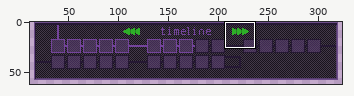
File history of a pixel-art file, Assets/Sprites/UI/new_timeline.aseprite. Above: a wide view before the commit, with the close-up outlined.
Close-up. Earlier state:
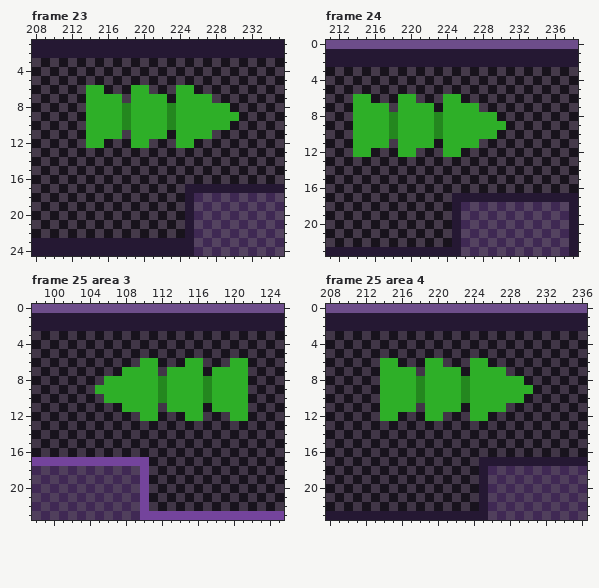
512x128 pixels, 78 frames. Shown: frame 23: x 208..235, y 1..24; frame 24: x 211..238, y 0..23; frame 25 area 3: x 98..125, y 0..23; frame 25 area 4: x 208..236, y 0..23. The wide view leaves out empty margins. The commit also changed other frames or places, which this record leaves out.
The result:
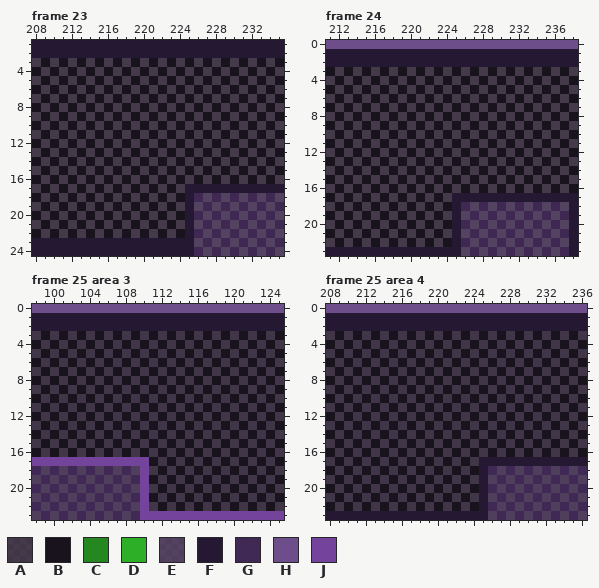
Palette (. is transparent): A #100c14b4  B #100c14f3  C #24871f  D #2eaf28  E #251833b4  F #251833  G #39234ef3  H #6d4d8a  J #74449c
Commit: timeline stuff to finisgh at toffas
What changed:
--- frame 23, layer "ui"
@@ x 208..235 @@
  5 ABABABABABABABABABABABABABAB
- 6 BABABADDBABDDABADDBABABABABA
- 7 ABABABDDDDADDDDBDDDDABABABAB
- 8 BABABADDDDCDDDDCDDDDDDBABABA
- 9 ABABABDDDDCDDDDCDDDDDDDBABAB
-10 BABABADDDDCDDDDCDDDDDDBABABA
-11 ABABABDDDDADDDDBDDDDABABABAB
-12 BABABADDBABDDABADDBABABABABA
+ 6 BABABABABABABABABABABABABABA
+ 7 ABABABABABABABABABABABABABAB
+ 8 BABABABABABABABABABABABABABA
+ 9 ABABABABABABABABABABABABABAB
+10 BABABABABABABABABABABABABABA
+11 ABABABABABABABABABABABABABAB
+12 BABABABABABABABABABABABABABA
 13 ABABABABABABABABABABABABABAB
--- frame 24, layer "ui"
@@ x 211..238 @@
  5 BABABABABABABABABABABABABABA
- 6 ABADDBABDDABADDBABABABABABAB
- 7 BABDDDDADDDDBDDDDABABABABABA
- 8 ABADDDDCDDDDCDDDDDDBABABABAB
- 9 BABDDDDCDDDDCDDDDDDDBABABABA
-10 ABADDDDCDDDDCDDDDDDBABABABAB
-11 BABDDDDADDDDBDDDDABABABABABA
-12 ABADDBABDDABADDBABABABABABAB
+ 6 ABABABABABABABABABABABABABAB
+ 7 BABABABABABABABABABABABABABA
+ 8 ABABABABABABABABABABABABABAB
+ 9 BABABABABABABABABABABABABABA
+10 ABABABABABABABABABABABABABAB
+11 BABABABABABABABABABABABABABA
+12 ABABABABABABABABABABABABABAB
 13 BABABABABABABABABABABABABABA
--- frame 25 area 3, layer "ui"
@@ x 98..125 @@
  5 ABABABABABABABABABABABABABAB
- 6 BABABABABABADDBABDDABADDBABA
- 7 ABABABABABDDDDADDDDBDDDDABAB
- 8 BABABABADDDDDDCDDDDCDDDDBABA
- 9 ABABABADDDDDDDCDDDDCDDDDABAB
-10 BABABABADDDDDDCDDDDCDDDDBABA
-11 ABABABABABDDDDADDDDBDDDDABAB
-12 BABABABABABADDBABDDABADDBABA
+ 6 BABABABABABABABABABABABABABA
+ 7 ABABABABABABABABABABABABABAB
+ 8 BABABABABABABABABABABABABABA
+ 9 ABABABABABABABABABABABABABAB
+10 BABABABABABABABABABABABABABA
+11 ABABABABABABABABABABABABABAB
+12 BABABABABABABABABABABABABABA
 13 ABABABABABABABABABABABABABAB
--- frame 25 area 4, layer "ui"
@@ x 208..236 @@
  5 ABABABABABABABABABABABABABABA
- 6 BABABADDBABDDABADDBABABABABAB
- 7 ABABABDDDDADDDDBDDDDABABABABA
- 8 BABABADDDDCDDDDCDDDDDDBABABAB
- 9 ABABABDDDDCDDDDCDDDDDDDBABABA
-10 BABABADDDDCDDDDCDDDDDDBABABAB
-11 ABABABDDDDADDDDBDDDDABABABABA
-12 BABABADDBABDDABADDBABABABABAB
+ 6 BABABABABABABABABABABABABABAB
+ 7 ABABABABABABABABABABABABABABA
+ 8 BABABABABABABABABABABABABABAB
+ 9 ABABABABABABABABABABABABABABA
+10 BABABABABABABABABABABABABABAB
+11 ABABABABABABABABABABABABABABA
+12 BABABABABABABABABABABABABABAB
 13 ABABABABABABABABABABABABABABA
